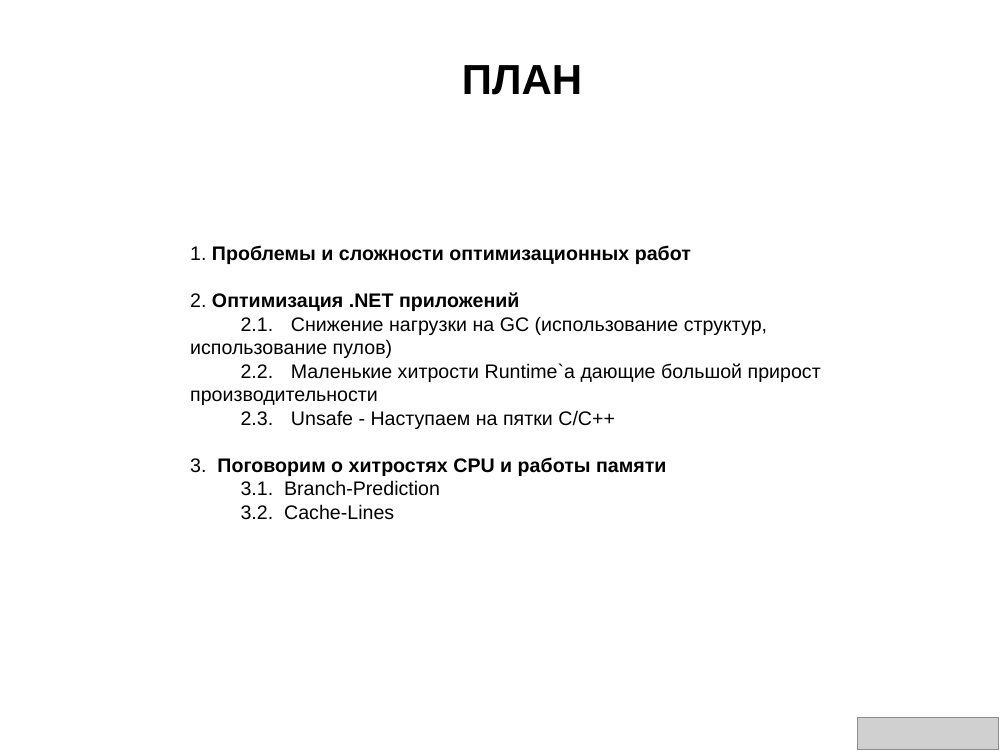
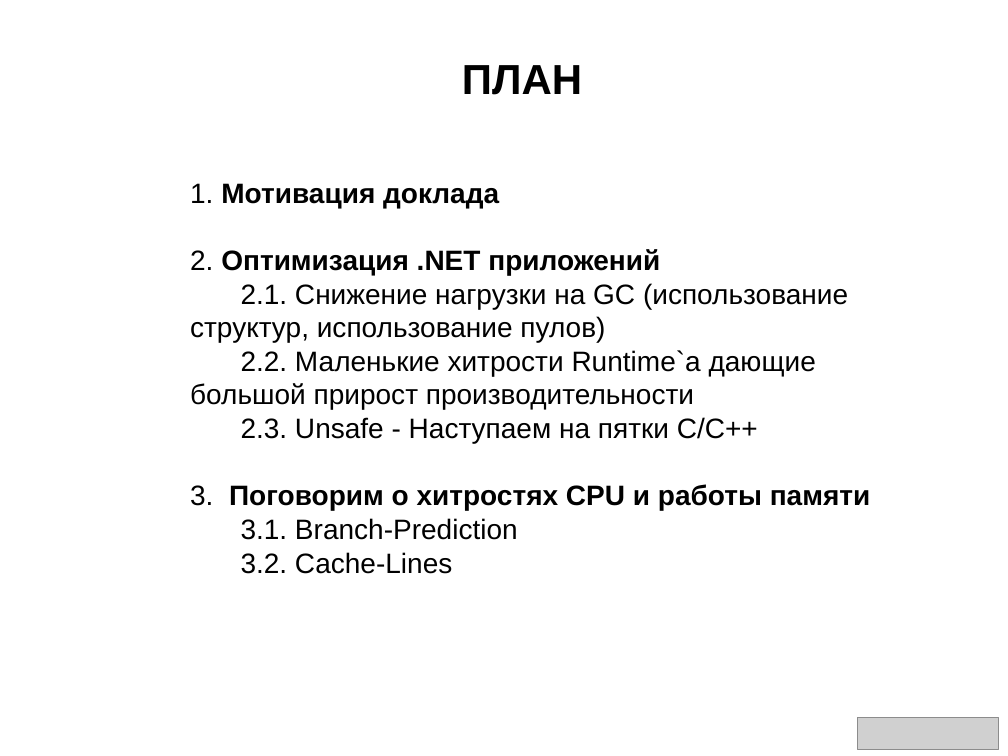
Before and after one commit to dav-sea/Report-28.05.19, a slide deck: slide 3 of presentation.pptx. Drawn at 1008x756 pixels with LibreOffice and Linux fonts; fonts in the diff are those of the drawing; grey boxes stand for pictures; background and template pictures are left out. Boxes give left, top, right and bottom in pixels: in the first picture for what was removed or moved away, otherwise in the second. Text is boxed around its words. In the diff, an @@ line names an element or a change of style, - is before the commit and + after.

Commit message:
update presentation

```diff
--- a/presentation.pptx
+++ b/presentation.pptx
@@ text at box(190, 183, 499, 208): text changed; size 14 to 20 pt @@
-1. Проблемы и сложности оптимизационных работ
+1. Мотивация доклада
@@ text at box(190, 249, 871, 574): size 14 to 20 pt @@
```
Also in this commit, not shown: 1 other slide changed.
